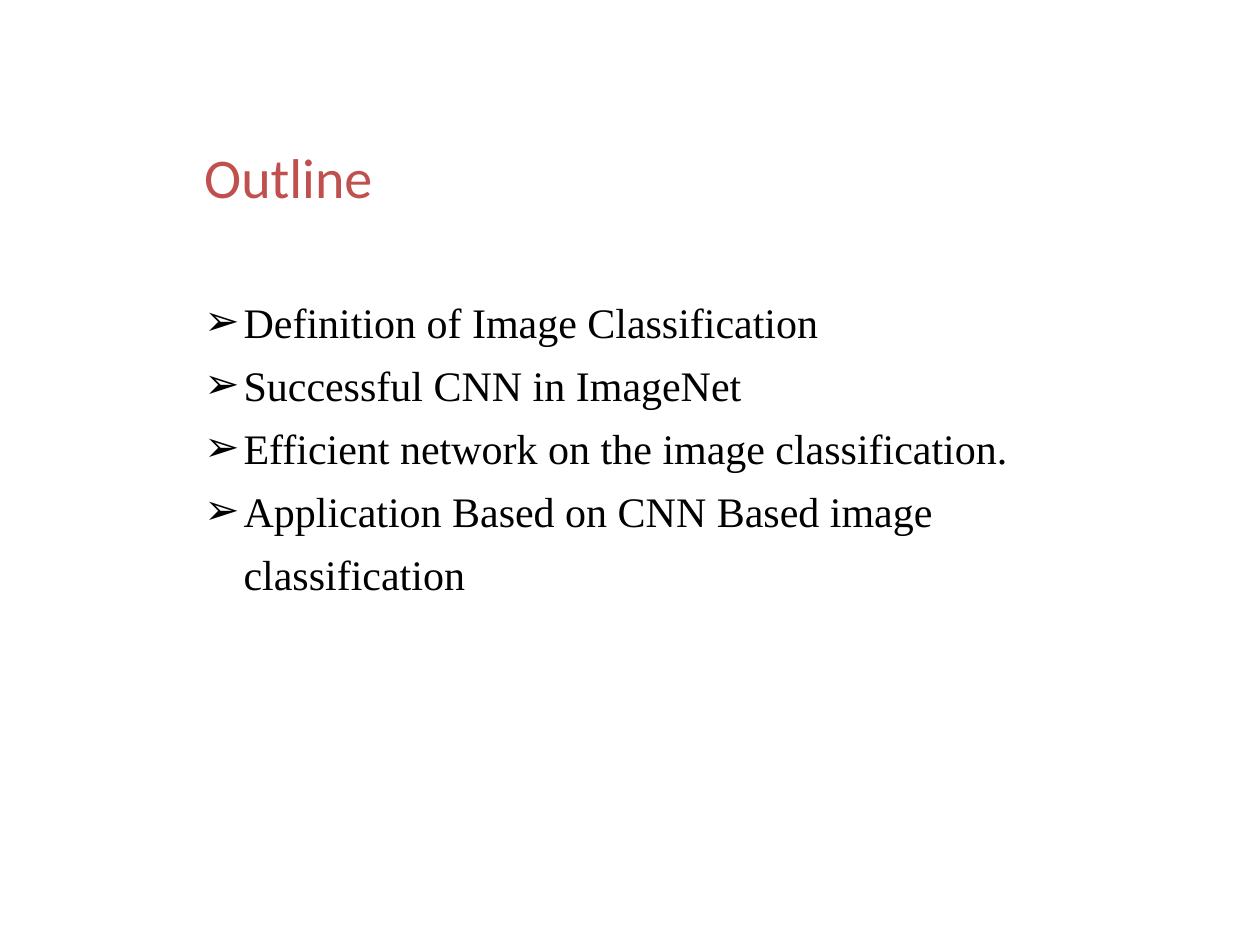
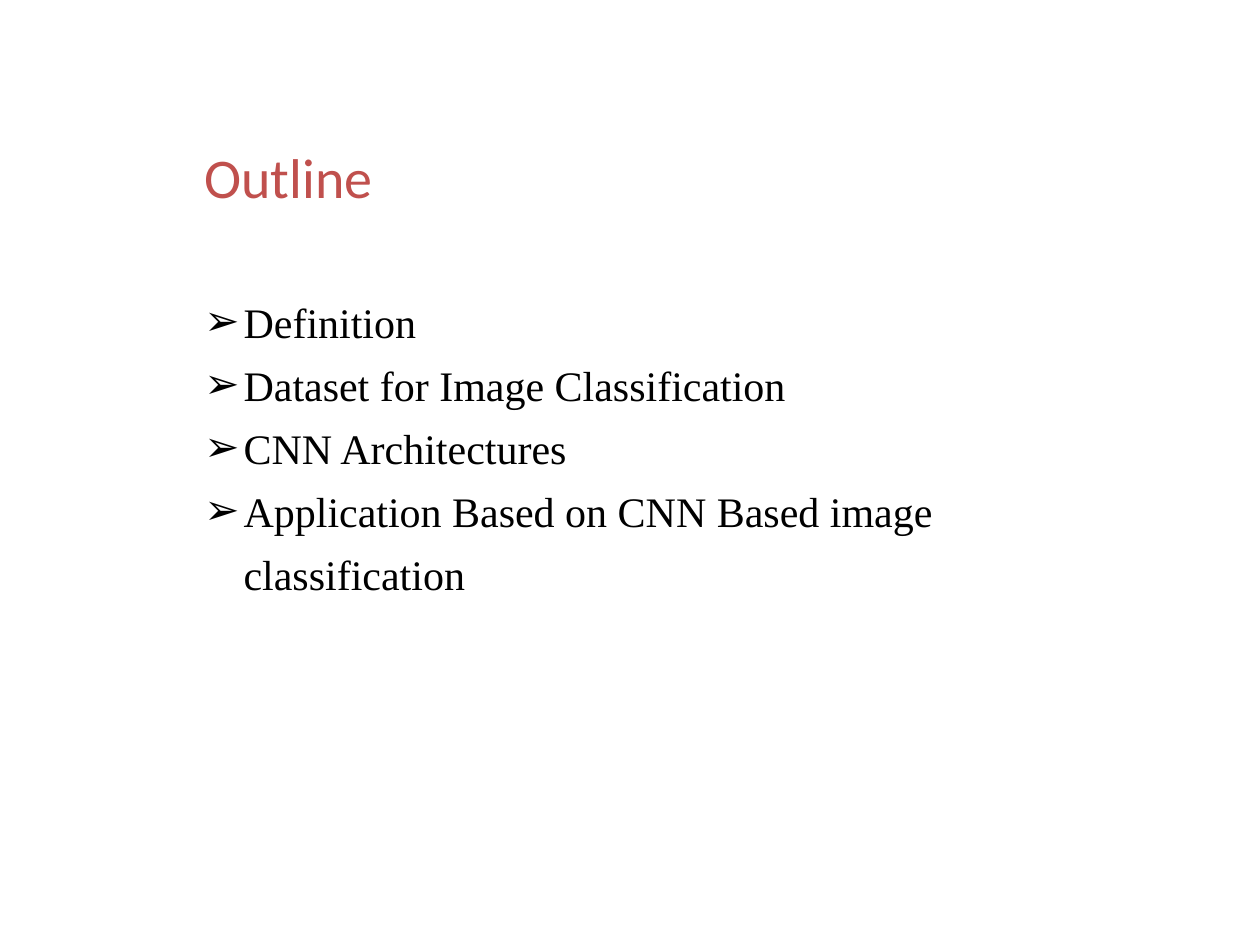
Before and after one commit to ttomchy/CV_2Project, a slide deck: slide 2 of presentation.pptx. Drawn at 1260x945 pixels with LibreOffice and Linux fonts; fonts in the diff are those of the drawing; background and template pictures are left out. Boxes give left, top, right and bottom in pixels: in the first picture for what was removed or moved away, otherwise in the second. Text is boxed around its words. In the diff, an @@ line names an element or a change of style, - is before the commit and + after.

```diff
--- a/presentation.pptx
+++ b/presentation.pptx
@@ text at <box>244,308,786,465</box>: text changed @@
-➢ Definition of Image Classification
-➢ Successful CNN in ImageNet
-➢ Efficient network on the image classification.
+➢ Definition
+➢ Dataset for Image Classification
+➢ CNN Architectures
```
Also in this commit, not shown: 3 other slides changed, 12 slides added, 3 slides removed.
